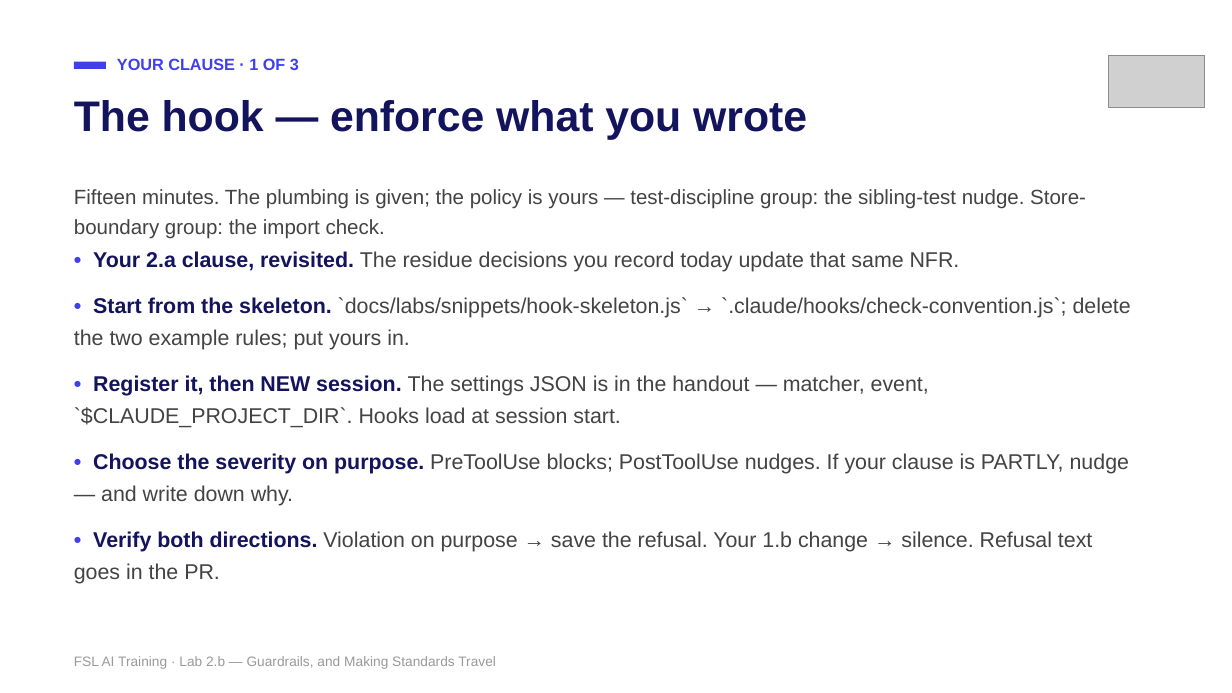
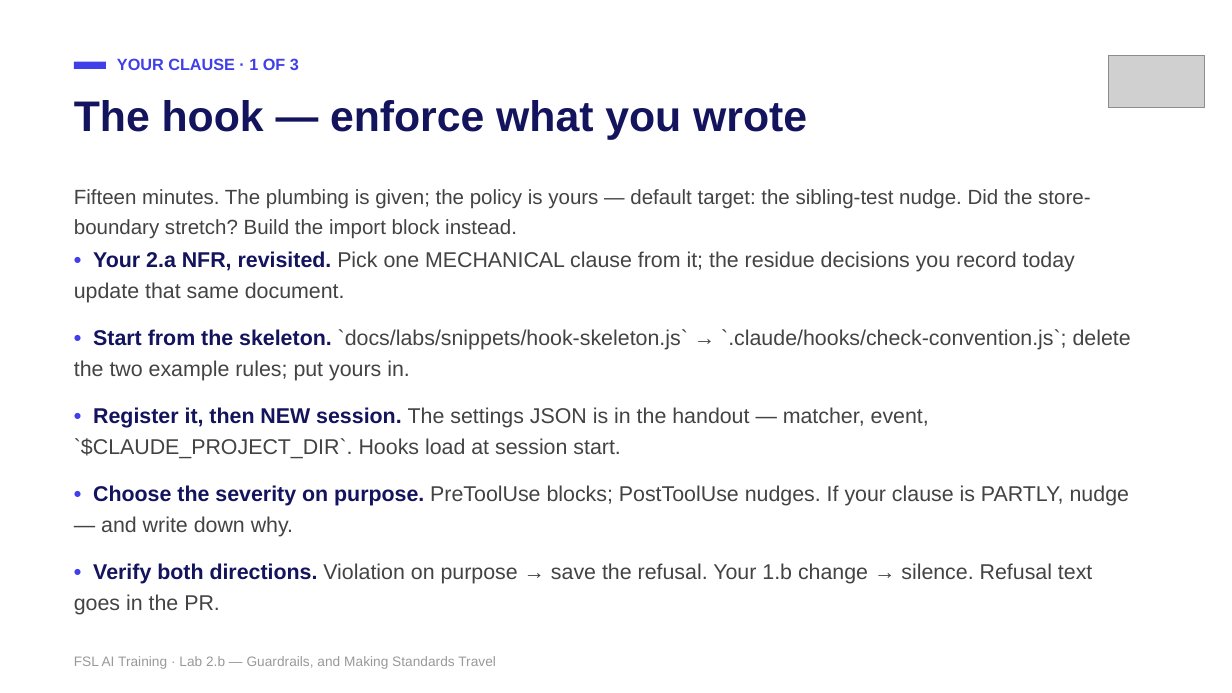
Before and after one commit to mike-tajmajer-fullstacklabs/fsl-taskboard-lab, a slide deck: slide 20 of docs/instructor/lab-2b-guardrails.pptx. Drawn at 1232x693 pixels with LibreOffice and Linux fonts; fonts in the diff are those of the drawing; grey boxes stand for pictures. Boxes give left, top, right and bottom in pixels: in the first picture for what was removed or moved away, otherwise in the second. Text is boxed around its words. In the diff, an @@ line names an element or a change of style, - is before the commit and + after.

Commit message:
update to be less group and more individuial and addeed a second demo walkthrough

```diff
--- a/docs/instructor/lab-2b-guardrails.pptx
+++ b/docs/instructor/lab-2b-guardrails.pptx
@@ text at [74,189,1090,239]: text changed @@
-Fifteen minutes. The plumbing is given; the policy is yours — test-discipline group: the sibling-test nudge. Store-boundary group: the import check.
+Fifteen minutes. The plumbing is given; the policy is yours — default target: the sibling-test nudge. Did the store-boundary stretch? Build the import block instead.
@@ text at [74,251,1075,303]: text changed @@
-• Your 2.a clause, revisited. The residue decisions you record today update that same NFR.
+• Your 2.a NFR, revisited. Pick one MECHANICAL clause from it; the residue decisions you record today update that same document.
```
Also in this commit, not shown: 18 other files.
